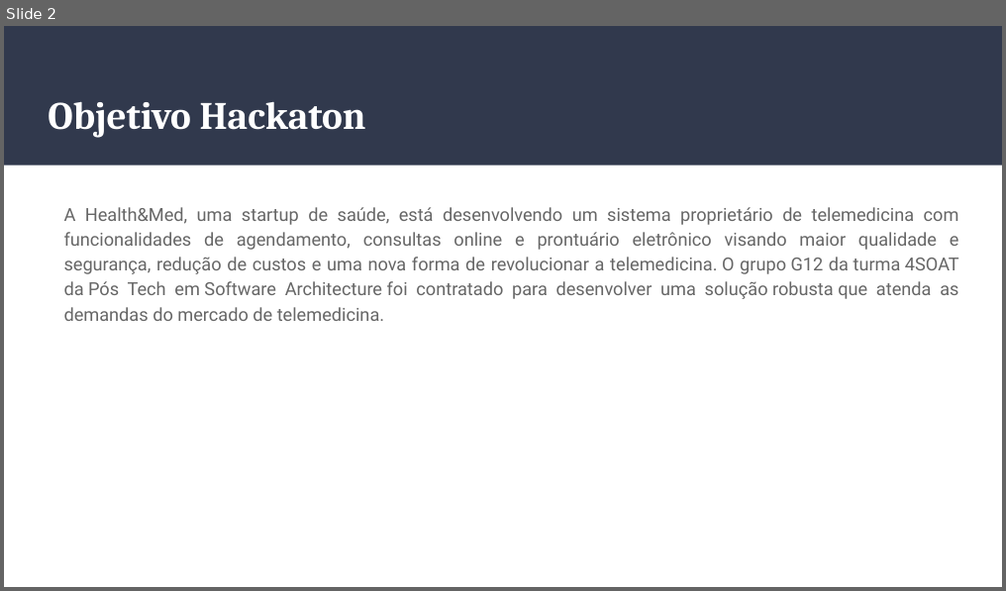
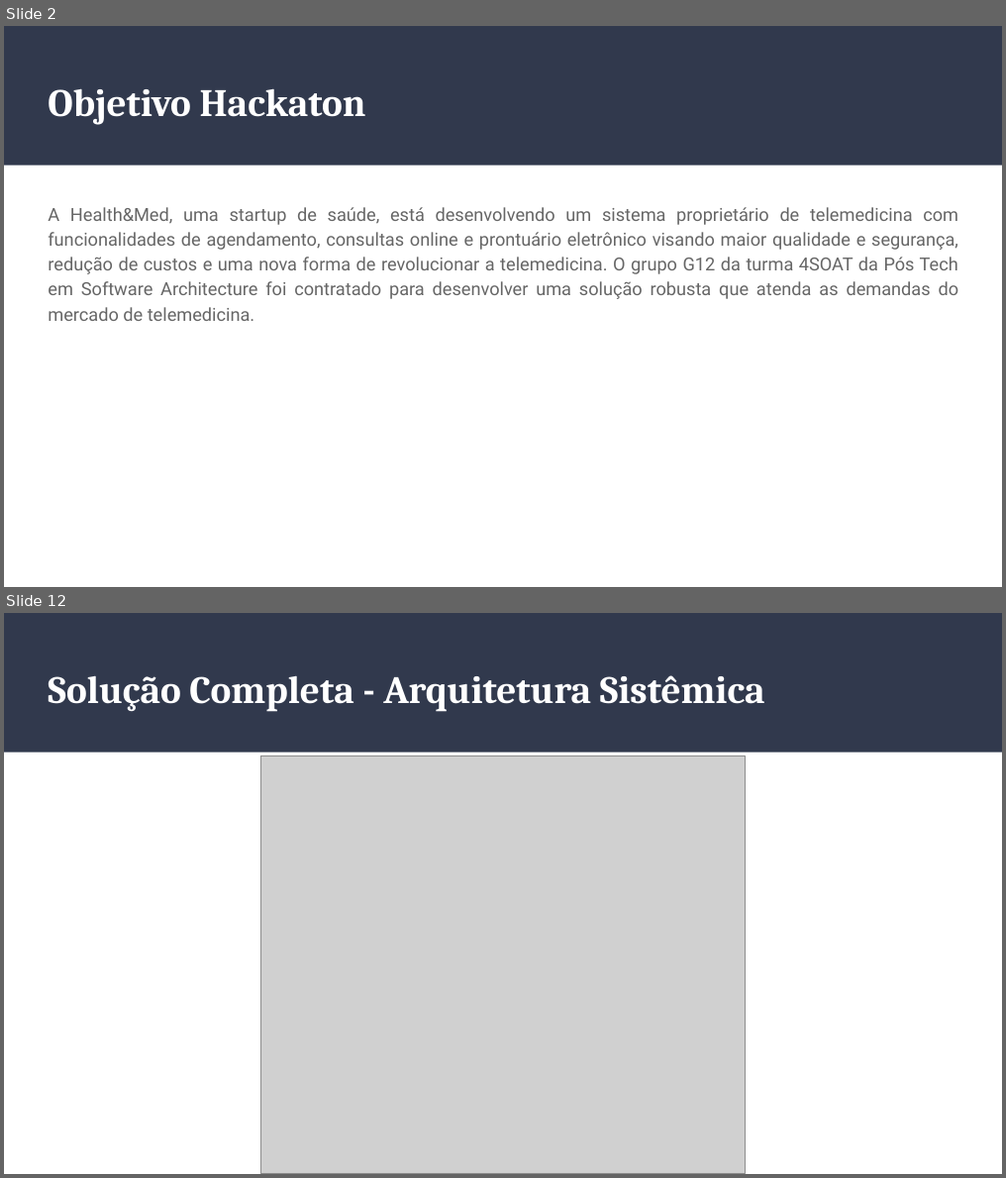
Before and after one commit to g12-4soat/techmedicos-docs, a slide deck: docs/Hackaton-TechMedicos.pptx. Shown one above the other, each under a label of ours: slide 2 before the commit, slides 2 and 12 after it; the slides between them are not shown. The pictures are 1006x591 and 1006x1178 pixels, drawn with LibreOffice and Linux fonts; fonts in the diff are those of the drawing; grey boxes stand for pictures. Boxes give left, top, right and bottom in pixels: in the first picture for what was removed or moved away, otherwise in the second. Text is boxed around its words. In the diff, an @@ line names an element or a change of style, - is before the commit and + after.

```diff
--- a/docs/Hackaton-TechMedicos.pptx
+++ b/docs/Hackaton-TechMedicos.pptx
@@ slide 12 added at [4, 613, 1002, 1174], background #FFFFFF; not listed: 1 template element that a slide beside it also shows @@
@@ title added at [48, 675, 765, 712], 28 pt, text #FFFFFF, bold @@
+Solução Completa - Arquitetura Sistêmica
@@ picture added at [260, 756, 745, 1173] @@
@@ slide 2 changed as well @@
@@ title "Objetivo Hackaton": place and size @@
-title "Objetivo Hackaton" at [48, 101, 366, 138]
+title "Objetivo Hackaton" at [48, 88, 366, 125]
@@ text "A Health&Med, uma startup de ..." at [48, 207, 959, 321]: indent changed @@
```
Also in this commit, not shown: 2 other slides changed, 11 other slides added, 1 slide removed, 2 other files.
